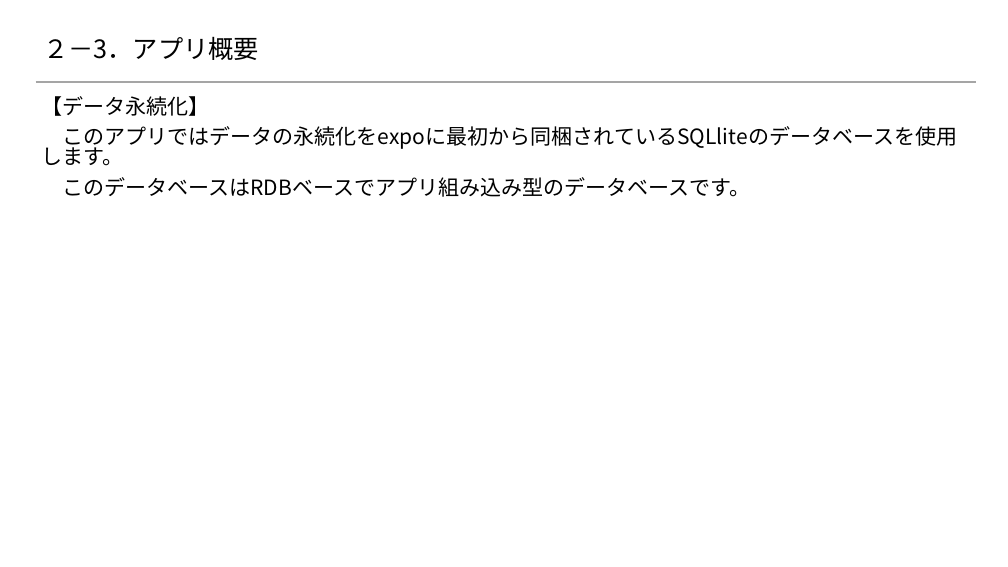
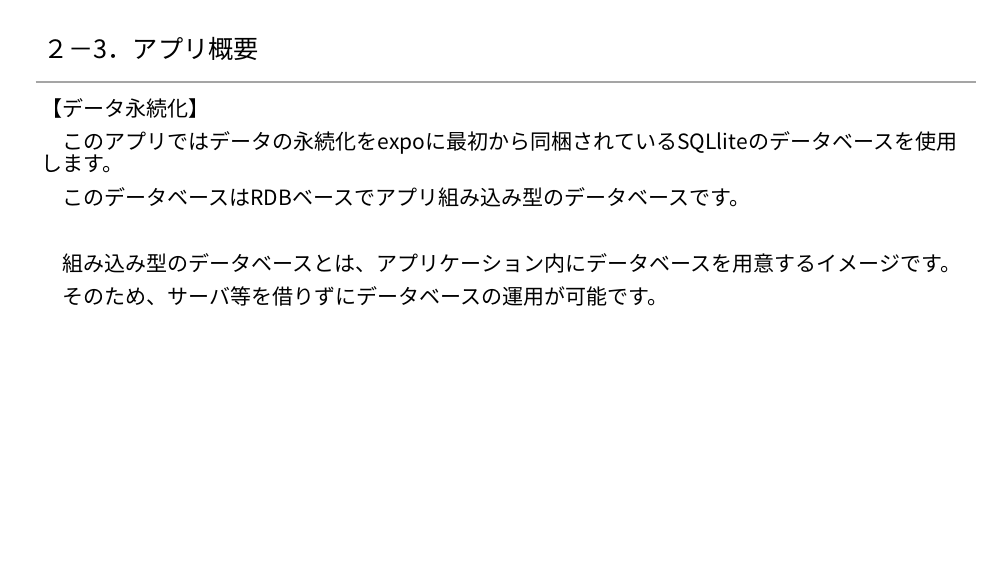
Before and after one commit to 2018SYSTEMI34/diary, a slide deck: slide 10 of doc/02_SlideShare/01.ネタ/4_スマホアプリ開発/dairy.pptx. Drawn at 1008x567 pixels with LibreOffice and Linux fonts; fonts in the diff are those of the drawing; background and template pictures are left out. Boxes give left, top, right and bottom in pixels: in the first picture for what was removed or moved away, otherwise in the second. Text is boxed around its words. In the diff, an @@ line names an element or a change of style, - is before the commit and + after.

Commit message:
db add

```diff
--- a/doc/02_SlideShare/01.ネタ/4_スマホアプリ開発/dairy.pptx
+++ b/doc/02_SlideShare/01.ネタ/4_スマホアプリ開発/dairy.pptx
@@ text at (41, 98, 957, 207): line spacing 0.8 to 0.9 @@
@@ text at (62, 253, 961, 306): paragraphs added @@
+組み込み型のデータベースとは、アプリケーション内にデータベースを用意するイメージです。
+そのため、サーバ等を借りずにデータベースの運用が可能です。
```
Also in this commit, not shown: 1 other slide changed.
